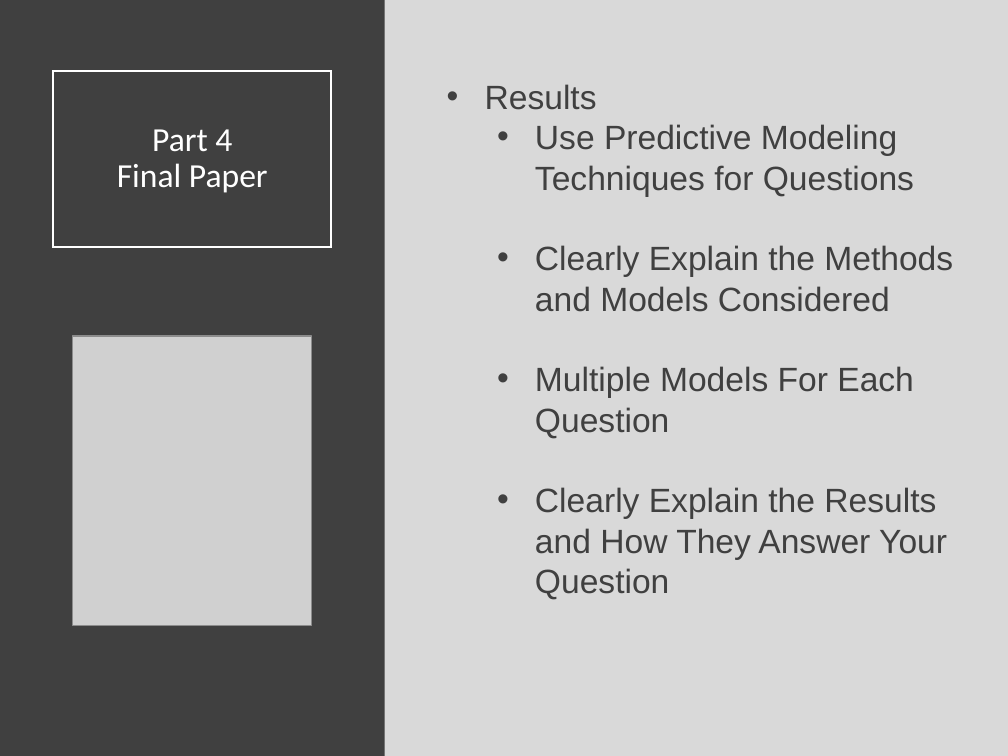
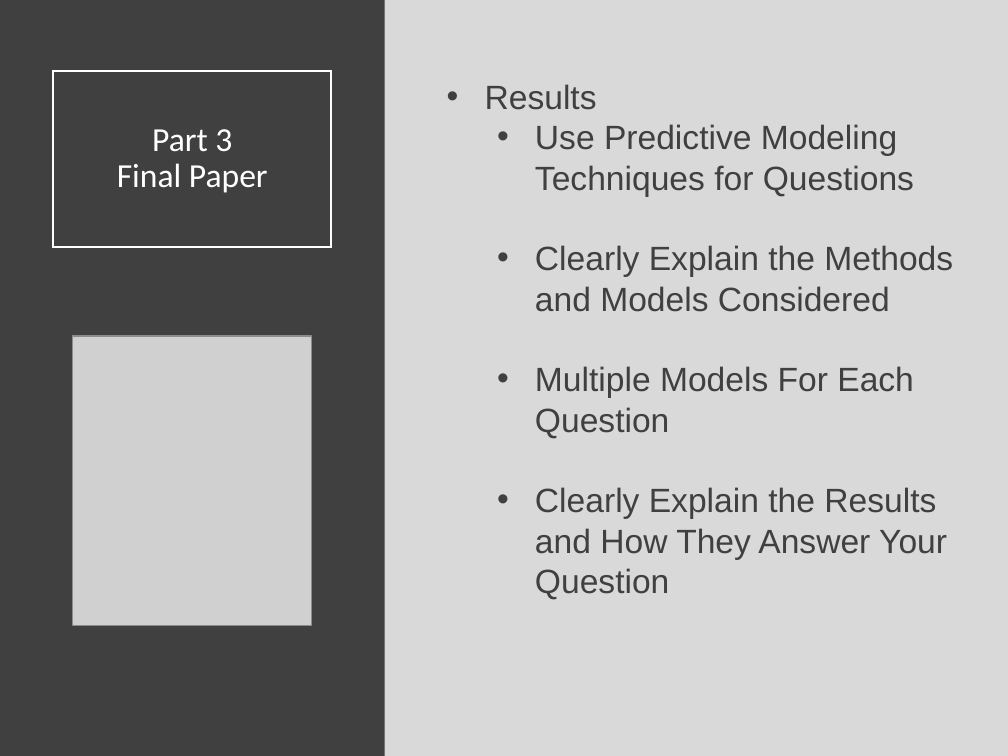
Before and after one commit to SuperMarioGiacomazzo/STOR320_WEBSITE, a slide deck: slide 7 of Lecture/Final Project 2/Final_Project_2_Lecture.pptx. Drawn at 1008x756 pixels with LibreOffice and Linux fonts; fonts in the diff are those of the drawing; grey boxes stand for pictures. Boxes give left, top, right and bottom in pixels: in the first picture for what was removed or moved away, otherwise in the second. Text is boxed around its words. In the diff, an @@ line names an element or a change of style, - is before the commit and + after.

```diff
--- a/Lecture/Final Project 2/Final_Project_2_Lecture.pptx
+++ b/Lecture/Final Project 2/Final_Project_2_Lecture.pptx
@@ title at box(117, 129, 268, 193): text changed @@
-Part 4
-Final Paper
+Part 3
+Final Paper
```
Also in this commit, not shown: 5 other slides changed, 1 slide added, 3 other files.
